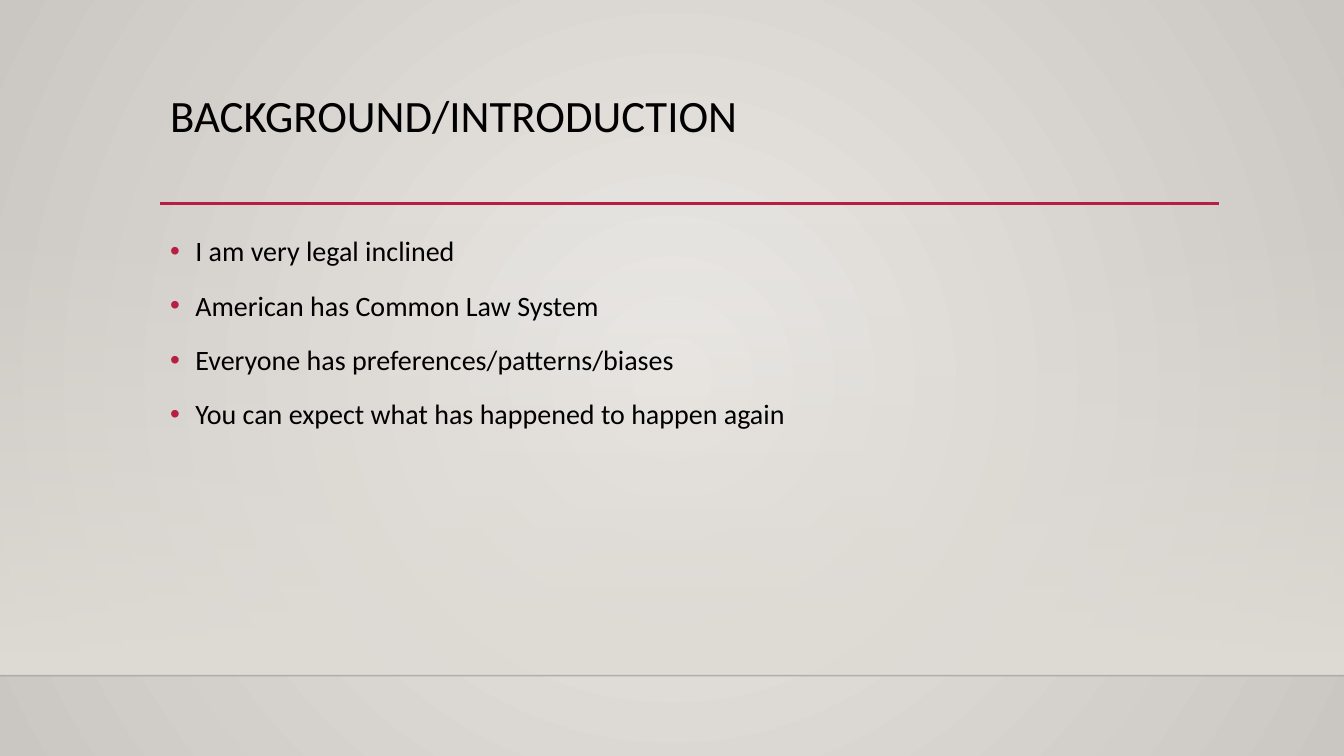
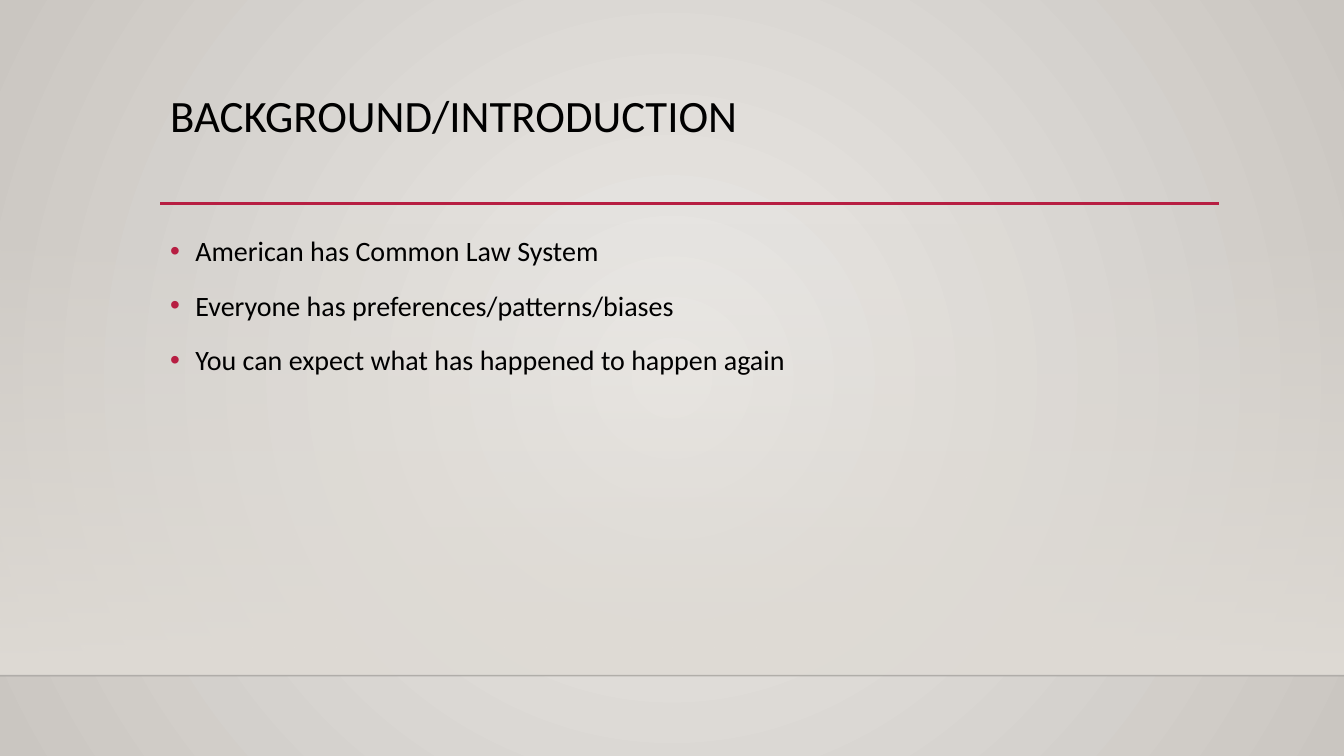
Before and after one commit to oliviapy960825/oliviapy960825.github.io, a slide deck: slide 2 of assets/Presentation_wang_peiyu.pptx. Drawn at 1344x756 pixels with LibreOffice and Linux fonts; fonts in the diff are those of the drawing; background and template pictures are left out. Boxes give left, top, right and bottom in pixels: in the first picture for what was removed or moved away, otherwise in the second. Text is boxed around its words. In the diff, an @@ line names an element or a change of style, - is before the commit and + after.

Commit message:
ppt updated

```diff
--- a/assets/Presentation_wang_peiyu.pptx
+++ b/assets/Presentation_wang_peiyu.pptx
@@ text at <box>195,241,454,266</box>: paragraph removed @@
-• I am very legal inclined
```
Also in this commit, not shown: 1 other file.
